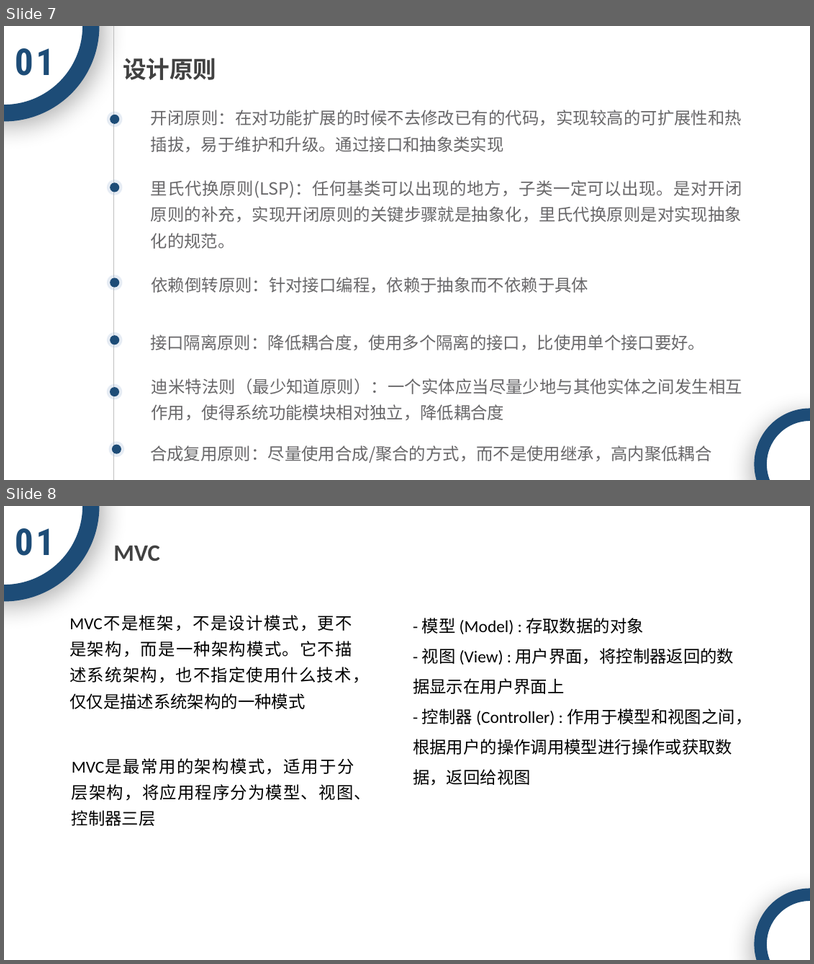
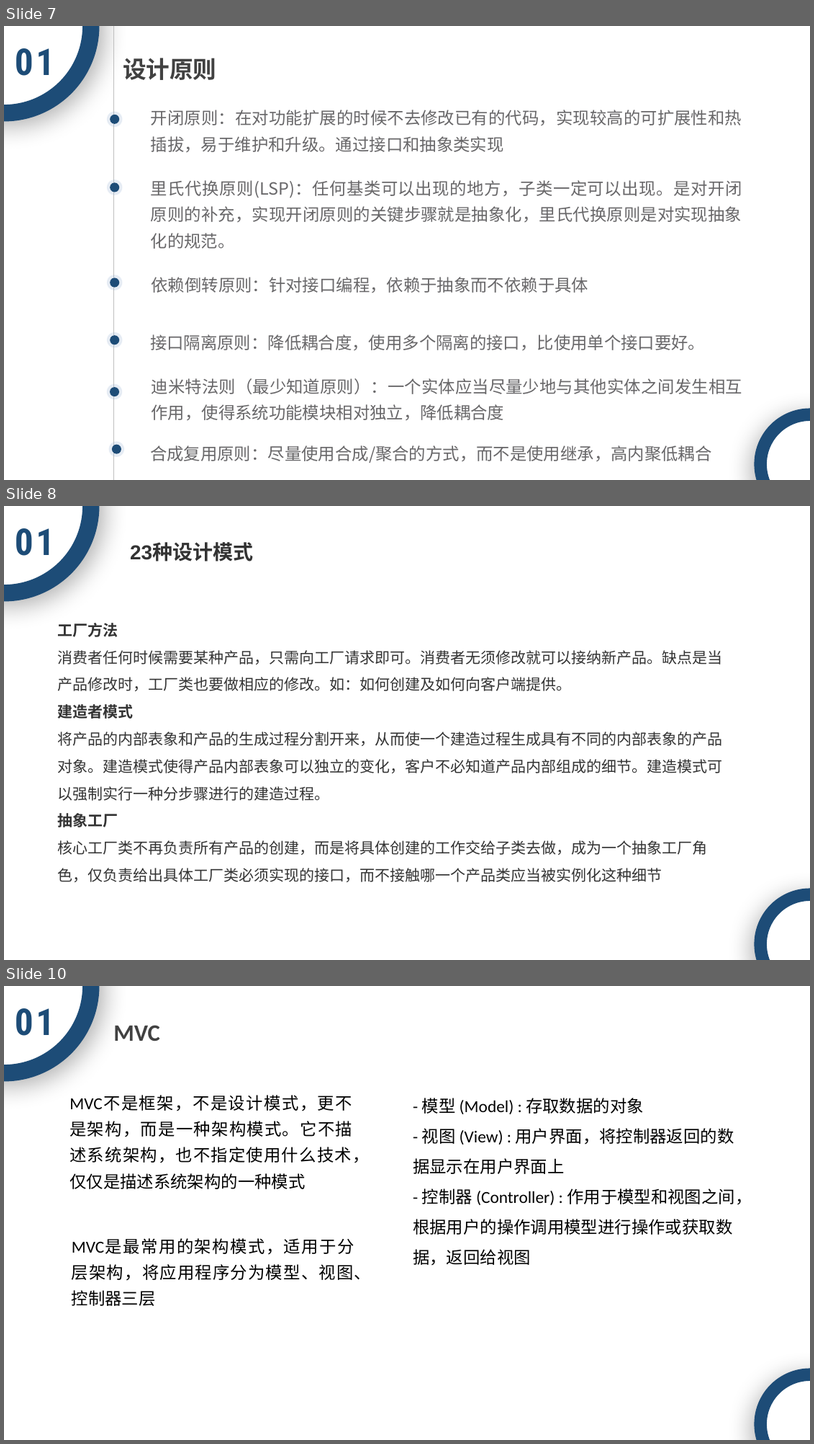
Before and after one commit to ACTSysGroup/Dev-Club, a slide deck: back-end/框架/Flask设计模式.pptx. Shown one above the other, each under a label of ours: slides 7 and 8 before the commit, slides 7, 8 and 10 after it; the slides between them are not shown. The pictures are 814x964 and 814x1444 pixels, drawn with LibreOffice and Linux fonts; fonts in the diff are those of the drawing; background and template pictures are left out. Boxes give left, top, right and bottom in pixels: in the first picture for what was removed or moved away, otherwise in the second. Text is boxed around its words. In the diff, an @@ line names an element or a change of style, - is before the commit and + after.

```diff
--- a/back-end/框架/Flask设计模式.pptx
+++ b/back-end/框架/Flask设计模式.pptx
@@ slide 8 added at box(4, 506, 810, 960), background picture (left out) @@
@@ ellipse added at box(4, 506, 91, 593), fill #FFFFFF, outline #1D4C77 20 pt @@
@@ text added at box(15, 528, 54, 556), 44 pt, text #1D4C77, bold @@
+01
@@ text added at box(130, 543, 253, 561), 24 pt, text #333333, bold @@
+23种设计模式
@@ text added at box(58, 623, 723, 882), 18 pt, text #333333 @@
+工厂方法
+消费者任何时候需要某种产品，只需向工厂请求即可。消费者无须修改就可以接纳新产品。缺点是当产品修改时，工厂类也要做相应的修改。如：如何创建及如何向客户端提供。
+建造者模式
+将产品的内部表象和产品的生成过程分割开来，从而使一个建造过程生成具有不同的内部表象的产品对象。建造模式使得产品内部表象可以独立的变化，客户不必知道产品内部组成的细节。建造模式可以强制实行一种分步骤进行的建造过程。
+抽象工厂
+核心工厂类不再负责所有产品的创建，而是将具体创建的工作交给子类去做，成为一个抽象工厂角色，仅负责给出具体工厂类必须实现的接口，而不接触哪一个产品类应当被实例化这种细节
@@ ellipse added at box(761, 894, 810, 960), fill #FFFFFF, outline #1D4C77 15 pt @@
@@ what was slide 8 is now slide 10 @@
```
Also in this commit, not shown: 1 other slide added.
